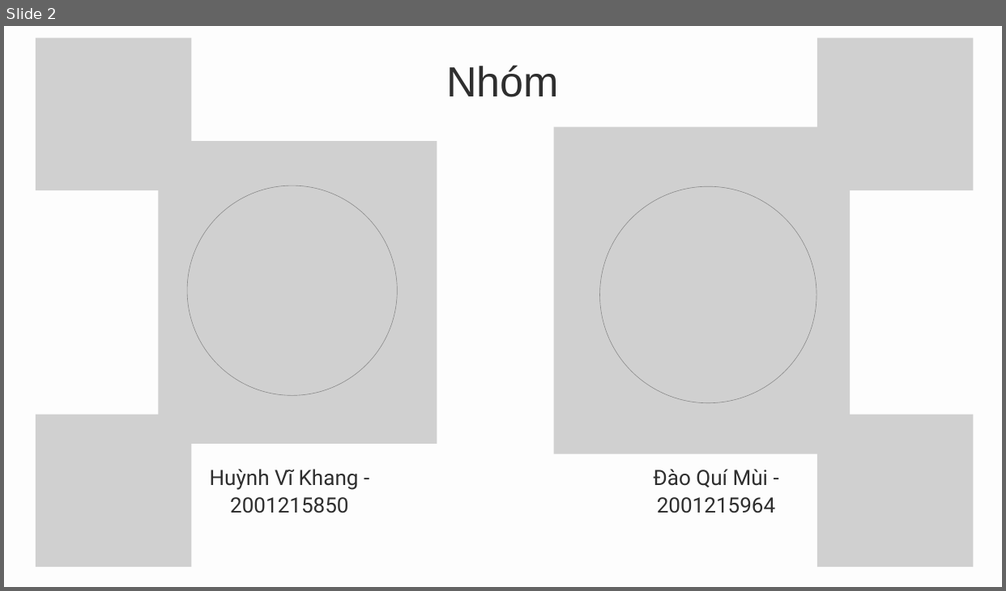
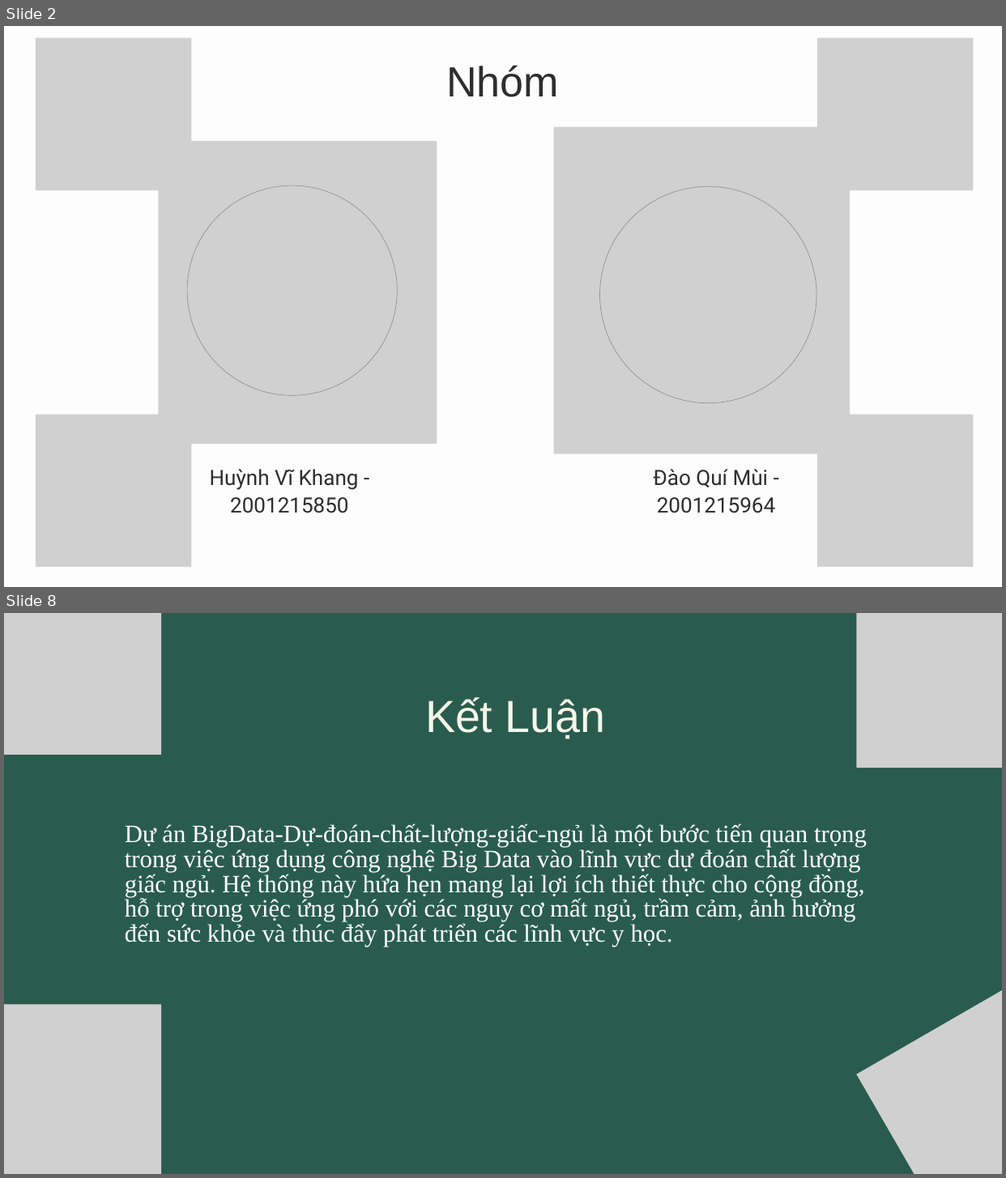
Before and after one commit to netprtony/BigDataProject, a slide deck: DoAnBigData.pptx. Shown one above the other, each under a label of ours: slide 2 before the commit, slides 2 and 8 after it; the slides between them are not shown. The pictures are 1006x591 and 1006x1178 pixels, drawn with LibreOffice and Linux fonts; fonts in the diff are those of the drawing; grey boxes stand for pictures. Boxes give left, top, right and bottom in pixels: in the first picture for what was removed or moved away, otherwise in the second. Text is boxed around its words. In the diff, an @@ line names an element or a change of style, - is before the commit and + after.

```diff
--- a/DoAnBigData.pptx
+++ b/DoAnBigData.pptx
@@ slide 8 added at [4, 613, 1002, 1174], background #295C4E @@
@@ picture added at [4, 613, 161, 755] @@
@@ picture added at [856, 613, 1002, 768] @@
@@ text added at [425, 697, 606, 739], 65 pt, text #F6F6E9 @@
+Kết Luận
@@ text added at [125, 824, 867, 947], 36 pt, text #FFFFFF @@
+Dự án BigData-Dự-đoán-chất-lượng-giấc-ngủ là một bước tiến quan trọng trong việc ứng dụng công nghệ Big Data vào lĩnh vực dự đoán chất lượng giấc ngủ. Hệ thống này hứa hẹn mang lại lợi ích thiết thực cho cộng đồng, hỗ trợ trong việc ứng phó với các nguy cơ mất ngủ, trầm cảm, ảnh hưởng đến sức khỏe và thúc đẩy phát triển các lĩnh vực y học.
@@ picture added at [856, 974, 1002, 1174] @@
@@ picture added at [4, 1005, 161, 1174] @@
```
Also in this commit, not shown: 3 slides changed, 3 other slides added, 5 slides removed, 2 other files.
